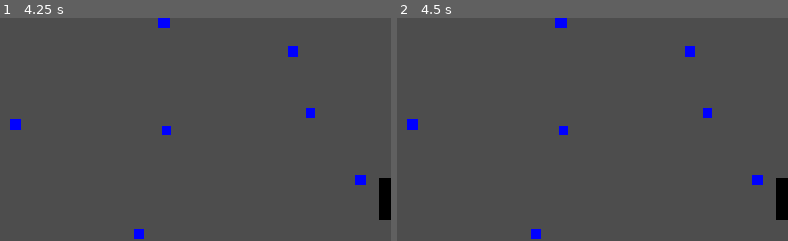
Above: before the commit, frames 1-2 (left to right).
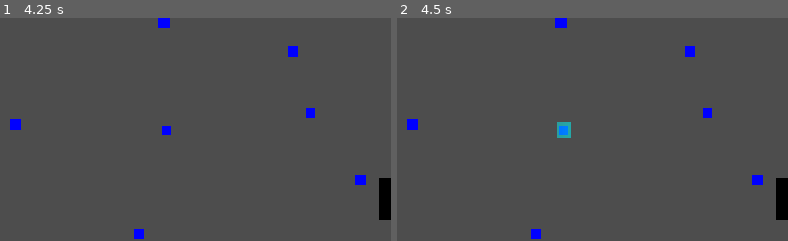
Above: after the commit, the same moments.

Repository: AKtomik/blackhole
Game: Godot game, scene res://scenes/space_scene.tscn
The game is run twice, just before and just after one commit, with the same random seed, the same clock (stepped at 60 frames per second) and the same inputs.
Inputs (mouse positions are % of the whole screen's width and height, from its top left):
- Up to frame 1 (4.25 s): tap Enter at 0.5, 2, 3.5 s; move the mouse to (74, 45) at 0.52 s; hold D (BOUGER_DROITE) 0.53-1.25 s; click (74, 45) at 0.6 s; tap Space at 1.25, 2.75 s; drag from (31, 55) to (72, 60) at 1.27 s; move the mouse to (61, 27) at 2.02 s; hold D (BOUGER_DROITE) 2.03-2.75 s; click (61, 27) at 2.1 s; drag from (46, 70) to (55, 35) at 2.77 s; move the mouse to (82, 65) at 3.52 s; hold A (BOUGER_GAUCHE) from 3.53 s (still down); click (82, 65) at 3.6 s
- Up to frame 2 (4.5 s): release A (BOUGER_GAUCHE) at 4.25 s; tap Space at 4.25 s; drag from (20, 34) to (27, 73) at 4.27 s
The pictures show only the part of the screen within x 0-50%, y 9-59%; the shares and areas given below are measured in that part.

Frame 1 is identical in both runs. In frame 2, 0.3% of the frame differs, in the area x 40-45%, y 46-54%.

Commit message:
constelation click systemin planet

Diff:
--- a/project.godot
+++ b/project.godot
@@ -61,6 +61,16 @@
 "events": [Object(InputEventKey,"resource_local_to_scene":false,"resource_name":"","device":0,"window_id":0,"alt_presse …(194 unchanged characters)…
 ]
 }
+left_click={
+"deadzone": 0.2,
+"events": [Object(InputEventMouseButton,"resource_local_to_scene":false,"resource_name":"","device":-1,"window_id":0,"alt_pressed":false,"shift_pressed":false,"ctrl_pressed":false,"meta_pressed":false,"button_mask":0,"position":Vector2(0, 0),"global_position":Vector2(0, 0),"factor":1.0,"button_index":1,"canceled":false,"pressed":false,"double_click":false,"script":null)
+]
+}
+right_click={
+"deadzone": 0.2,
+"events": [Object(InputEventMouseButton,"resource_local_to_scene":false,"resource_name":"","device":-1,"window_id":0,"alt_pressed":false,"shift_pressed":false,"ctrl_pressed":false,"meta_pressed":false,"button_mask":0,"position":Vector2(0, 0),"global_position":Vector2(0, 0),"factor":1.0,"button_index":2,"canceled":false,"pressed":false,"double_click":false,"script":null)
+]
+}
 
 [rendering]
 
--- a/scenes/elements/planets/planet.tscn
+++ b/scenes/elements/planets/planet.tscn
@@ -3,21 +3,40 @@
 [ext_resource type="Script" uid="uid://b7mx5aydxd863" path="res://scripts/planet.gd" id="1_8ek2w"]
 
 [sub_resource type="CircleShape2D" id="CircleShape2D_4kxuq"]
+radius = 15.0
+
+[sub_resource type="Gradient" id="Gradient_8ek2w"]
+offsets = PackedFloat32Array(0, 0.99657536)
+colors = PackedColorArray(0, 0, 1, 1, 0, 0, 1, 1)
+
+[sub_resource type="GradientTexture2D" id="GradientTexture2D_mjsi5"]
+gradient = SubResource("Gradient_8ek2w")
+width = 16
+height = 16
 
 [sub_resource type="Gradient" id="Gradient_dtwn4"]
 offsets = PackedFloat32Array(0, 0.99657536)
-colors = PackedColorArray(0, 0, 1, 1, 0, 0, 1, 1)
+colors = PackedColorArray(0, 1, 1, 0.44705883, 0, 1, 1, 0.5176471)
 
 [sub_resource type="GradientTexture2D" id="GradientTexture2D_x2olr"]
 gradient = SubResource("Gradient_dtwn4")
-width = 16
-height = 16
+width = 24
+height = 24
 
-[node name="Planet" type="Area2D" unique_id=378393114]
+[node name="Planet" type="Area2D" unique_id=378393114 node_paths=PackedStringArray("draging_sprite")]
 script = ExtResource("1_8ek2w")
+draging_sprite = NodePath("SelectedSprite")
 
 [node name="CollisionShape2D" type="CollisionShape2D" parent="." unique_id=216014902]
 shape = SubResource("CircleShape2D_4kxuq")
 
-[node name="Sprite2D" type="Sprite2D" parent="." unique_id=2024272064]
+[node name="NormalSprite" type="Sprite2D" parent="." unique_id=2024272064]
+texture = SubResource("GradientTexture2D_mjsi5")
+
+[node name="SelectedSprite" type="Sprite2D" parent="." unique_id=2091914226]
+visible = false
 texture = SubResource("GradientTexture2D_x2olr")
+
+[connection signal="input_event" from="." to="." method="_on_input_event"]
+[connection signal="mouse_entered" from="." to="." method="_on_mouse_entered"]
+[connection signal="mouse_exited" from="." to="." method="_on_mouse_exited"]
--- a/scripts/black_hole.gd
+++ b/scripts/black_hole.gd
@@ -1,3 +1,4 @@
+class_name BlackHole
 extends Node2D
 
 @export var planets_amount : int = 30
--- /dev/null
+++ b/scripts/constelation_manager.gd
@@ -0,0 +1,11 @@
+extends Node
+
+
+# Called when the node enters the scene tree for the first time.
+func _ready() -> void:
+	pass # Replace with function body.
+
+
+# Called every frame. 'delta' is the elapsed time since the previous frame.
+func _process(delta: float) -> void:
+	pass
--- a/scripts/planet.gd
+++ b/scripts/planet.gd
@@ -1,11 +1,42 @@
+class_name Planet
 extends Area2D
 
+@export var draging_sprite : Sprite2D
 
-# Called when the node enters the scene tree for the first time.
 func _ready() -> void:
-	pass # Replace with function body.
+	draging_sprite.visible = false
+
+func _process(delta: float) -> void:
+	if (is_dragging && Input.is_action_just_released("left_click")):
+		release_constelation()
 
 
-# Called every frame. 'delta' is the elapsed time since the previous frame.
-func _process(delta: float) -> void:
-	pass
+# STATES
+var is_clickable : bool = true
+var is_dragging : bool = false
+var linking_planets : Array[Planet] = []
+
+# start a constelation with this star
+func start_constelation():
+	draging_sprite.visible = true
+	linking_planets = [self]
+	is_dragging = true
+
+func release_constelation():
+	print("have linked ", linking_planets.size(), " planets")
+	draging_sprite.visible = false
+	linking_planets = []
+	is_dragging = false
+
+
+# INPUTS
+func _on_input_event(viewport: Node, event: InputEvent, shape_idx: int) -> void:
+	if Input.is_action_just_pressed("left_click"):
+		print("mouse click on planet ", self, "with event", event)
+		start_constelation()
+
+func _on_mouse_entered() -> void:
+	print("mouse enter on planet ", self)
+
+func _on_mouse_exited() -> void:
+	print("mouse exit on planet ", self)
Not shown, added: scripts/constelation_manager.gd.uid
